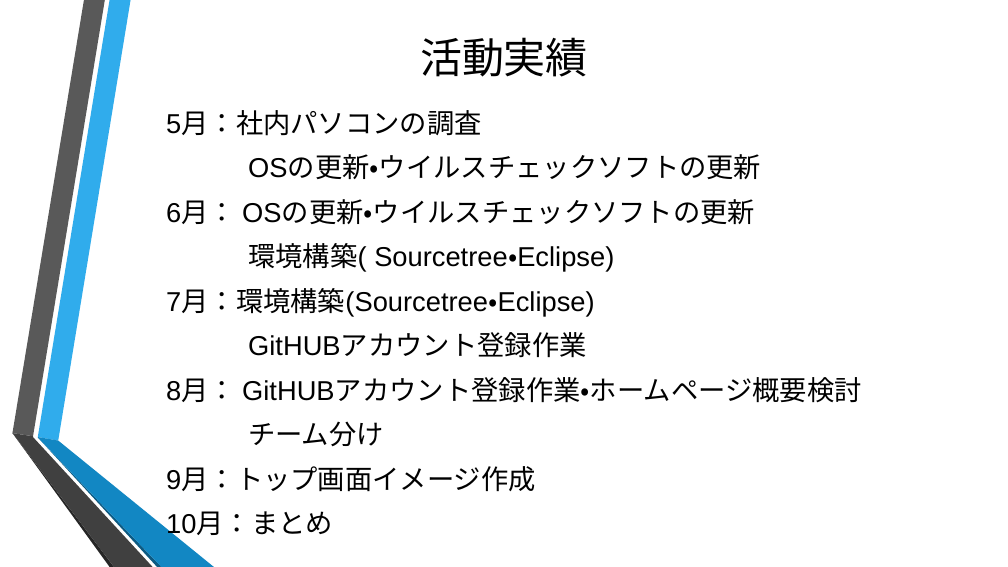
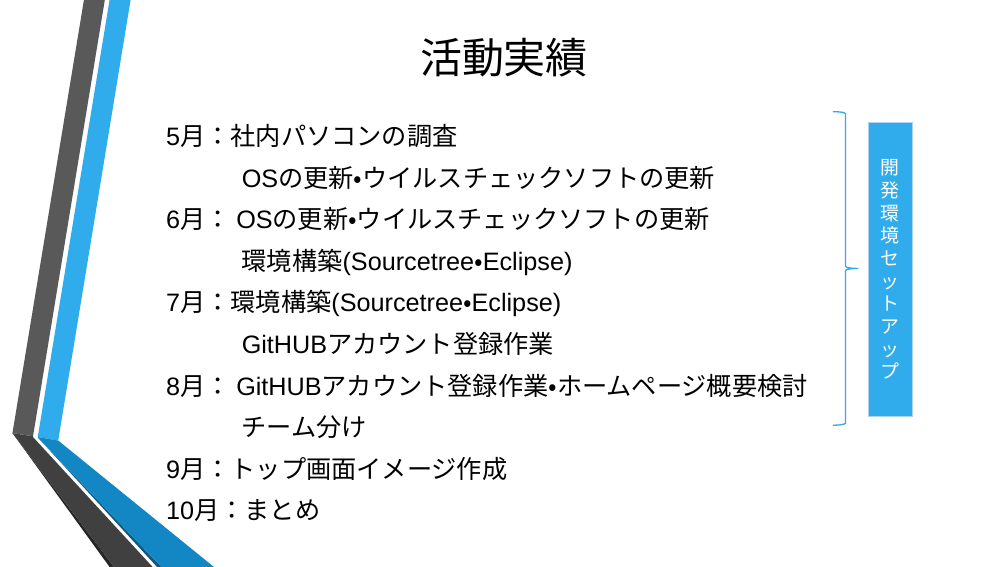
Before and after one commit to aimProjects/home-page-top, a slide deck: slide 5 of ２０１８年サイトリニューアル発表.pptx (slide 6 before the commit). Drawn at 1008x567 pixels with LibreOffice and Linux fonts; fonts in the diff are those of the drawing; background and template pictures are left out. Boxes give left, top, right and bottom in pixels: in the first picture for what was removed or moved away, otherwise in the second. Text is boxed around its words. In the diff, an @@ line names an element or a change of style, - is before the commit and + after.

```diff
--- a/２０１８年サイトリニューアル発表.pptx
+++ b/２０１８年サイトリニューアル発表.pptx
@@ right brace added at box(833, 112, 858, 426), outline #30ACEC 1.25 pt @@
@@ text at box(166, 125, 808, 521): size 26 to 24 pt in "5月：社内パソコンの調査", "OSの更新・ウイルスチェックソフトの更新", "6月： OSの更新・ウイルスチェックソフトの更新", "7月：環境構築(Sourcetree・Eclipse)" and 5 more places @@
@@ rectangle added at box(869, 123, 913, 417), fill #30ACEC, outline #AED2F4 0.75 pt, 18 pt, text #FFFFFF @@
+開発環境セットアップ
@@ text at box(242, 248, 573, 276): text changed; size 26 to 24 pt @@
-環境構築( Sourcetree・Eclipse)
+環境構築(Sourcetree・Eclipse)
```
Also in this commit, not shown: 4 other slides changed, 1 slide removed.
